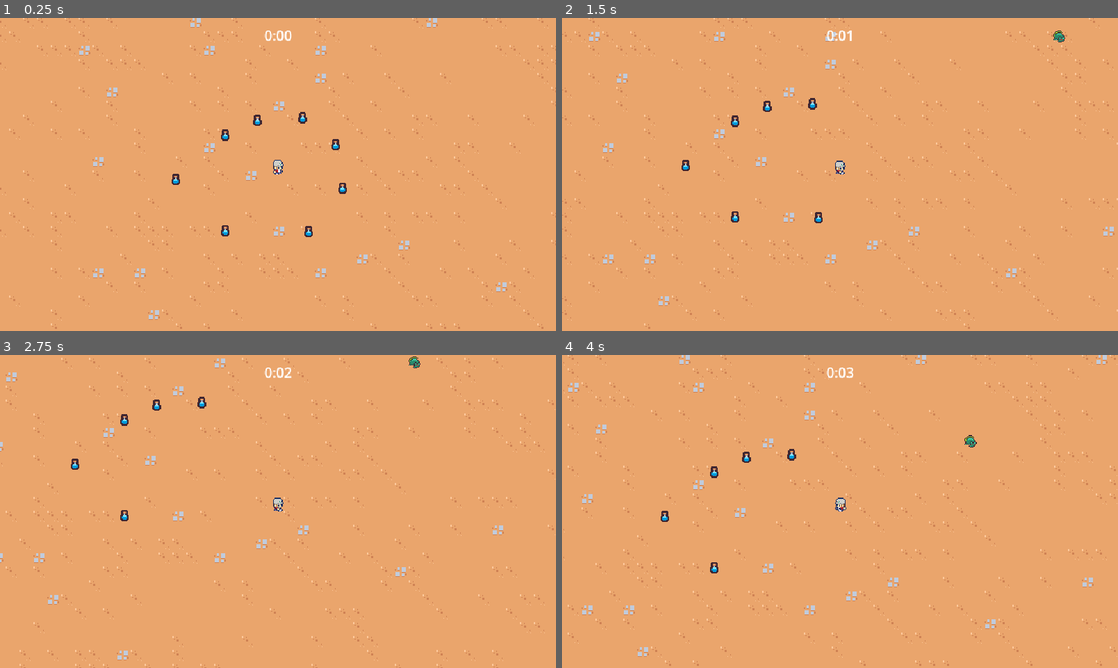
Above: before the commit, frames 1-4 (two rows, left to right).
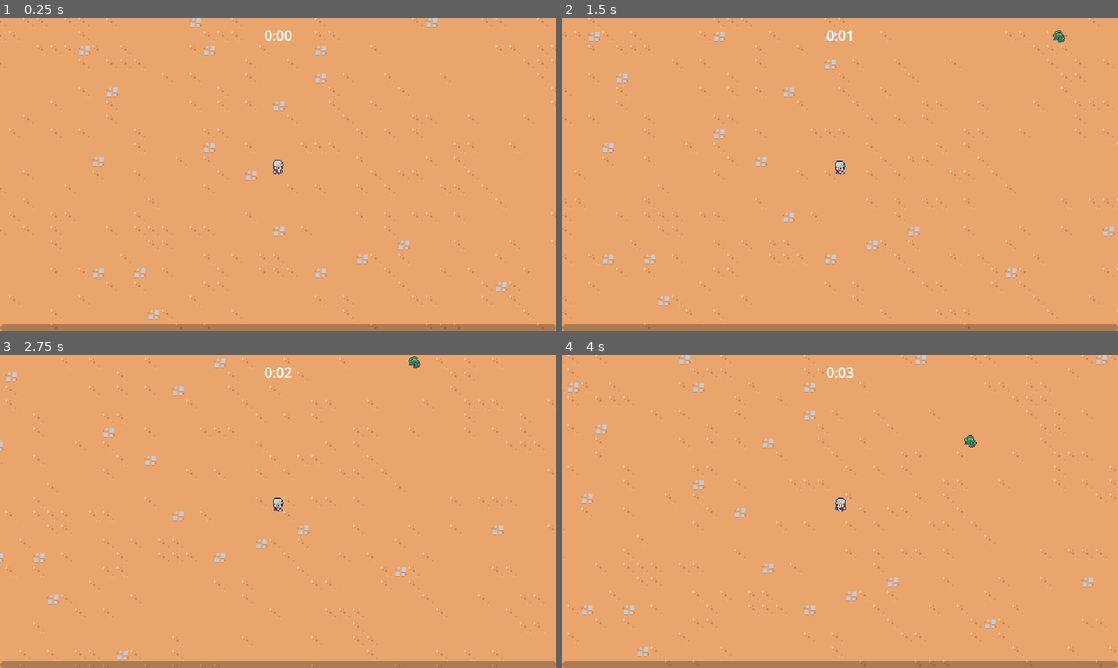
Above: after the commit, the same moments.

Repository: vhtargino/alien-cafe-project
Game: Godot game, scene res://scenes/main/main.tscn
Two runs of this game, one before a commit and one after it. Both use one fixed random seed, a clock stepped at 60 frames per second and the inputs below.
Inputs:
- Up to frame 1 (0.25 s): no input
- Up to frame 2 (1.5 s): tap Enter at 0.5 s; hold D (move_right) 0.53-1.28 s; hold S (move_down) from 1.28 s (still down)
- Up to frame 3 (2.75 s): release S (move_down) at 2.03 s; hold D (move_right) from 2.03 s (still down)
- Up to frame 4 (4 s): release D (move_right) at 2.78 s; hold W (move_up) 2.78-3.53 s; hold A (move_left) from 3.53 s (still down)

The runs differ from the first frame. In frame 1, 2.6% of the frame differs, in the area x 0-100%, y 30-100%; in frame 2, 2.5%; in frame 3, 2.4%; in frame 4, 2.4%.

Commit message:
Experiência e level up

Diff:
--- a/project.godot
+++ b/project.godot
@@ -54,6 +54,11 @@
 , Object(InputEventKey,"resource_local_to_scene":false,"resource_name":"","device":-1,"window_id":0,"alt_pressed":false …(186 unchanged characters)…
 ]
 }
+pause={
+"deadzone": 0.2,
+"events": [Object(InputEventKey,"resource_local_to_scene":false,"resource_name":"","device":-1,"window_id":0,"alt_pressed":false,"shift_pressed":false,"ctrl_pressed":false,"meta_pressed":false,"pressed":false,"keycode":0,"physical_keycode":4194305,"key_label":0,"unicode":0,"location":0,"echo":false,"script":null)
+]
+}
 
 [layer_names]
 
--- /dev/null
+++ b/resources/upgrades/ability_upgrade.gd
@@ -0,0 +1,6 @@
+extends Resource
+class_name AbilityUpgrade
+
+@export var id: String
+@export var name: String
+@export_multiline var description: String
--- /dev/null
+++ b/resources/upgrades/sword_rate.tres
@@ -0,0 +1,9 @@
+[gd_resource type="Resource" script_class="AbilityUpgrade" load_steps=2 format=3 uid="uid://b3orltnjai0ve"]
+
+[ext_resource type="Script" uid="uid://dqduk38jdctil" path="res://resources/upgrades/ability_upgrade.gd" id="1_pyxp1"]
+
+[resource]
+script = ExtResource("1_pyxp1")
+id = "sword_rate"
+name = "Sword Quickness"
+description = "Increases sword attack rate by 10%."
--- /dev/null
+++ b/scenes/ability/sword_ability/sword_ability.gd
@@ -0,0 +1,4 @@
+extends Node2D
+class_name SwordAbility
+
+@onready var hitbox_component: HitboxComponent = $HitboxComponent
--- a/scenes/ability/sword_ability/sword_ability.tscn
+++ b/scenes/ability/sword_ability/sword_ability.tscn
@@ -1,6 +1,8 @@
-[gd_scene load_steps=6 format=3 uid="uid://bpo35to13tjbx"]
+[gd_scene load_steps=8 format=3 uid="uid://bpo35to13tjbx"]
 
 [ext_resource type="Texture2D" uid="uid://bchws7pfxsegu" path="res://scenes/ability/sword_ability/sword.png" id="1_qpm16"]
+[ext_resource type="Script" uid="uid://da5jasdvpgpcr" path="res://scenes/ability/sword_ability/sword_ability.gd" id="1_t8g1f"]
+[ext_resource type="PackedScene" uid="uid://clkxgjwrus2sy" path="res://scenes/component/hitbox_component.tscn" id="2_abpad"]
 
 [sub_resource type="Animation" id="Animation_rt8lm"]
 length = 0.001
@@ -31,7 +33,7 @@
 tracks/2/type = "value"
 tracks/2/imported = false
 tracks/2/enabled = true
-tracks/2/path = NodePath("Area2D/CollisionShape2D:disabled")
+tracks/2/path = NodePath("HitboxComponent/CollisionShape2D:disabled")
 tracks/2/interp = 1
 tracks/2/loop_wrap = true
 tracks/2/keys = {
@@ -86,7 +88,7 @@
 tracks/3/type = "value"
 tracks/3/imported = false
 tracks/3/enabled = true
-tracks/3/path = NodePath("Area2D/CollisionShape2D:disabled")
+tracks/3/path = NodePath("HitboxComponent/CollisionShape2D:disabled")
 tracks/3/interp = 1
 tracks/3/loop_wrap = true
 tracks/3/keys = {
@@ -102,10 +104,11 @@
 &"swing": SubResource("Animation_8siol")
 }
 
-[sub_resource type="RectangleShape2D" id="RectangleShape2D_ungnb"]
+[sub_resource type="RectangleShape2D" id="RectangleShape2D_abpad"]
 size = Vector2(24, 39)
 
 [node name="SwordAbility" type="Node2D"]
+script = ExtResource("1_t8g1f")
 
 [node name="AnimationPlayer" type="AnimationPlayer" parent="."]
 libraries = {
@@ -118,11 +121,9 @@
 offset = Vector2(0, -4)
 flip_h = true
 
-[node name="Area2D" type="Area2D" parent="."]
-collision_layer = 4
-collision_mask = 0
+[node name="HitboxComponent" parent="." instance=ExtResource("2_abpad")]
 
-[node name="CollisionShape2D" type="CollisionShape2D" parent="Area2D"]
+[node name="CollisionShape2D" type="CollisionShape2D" parent="HitboxComponent"]
 position = Vector2(12, 3.5)
-shape = SubResource("RectangleShape2D_ungnb")
+shape = SubResource("RectangleShape2D_abpad")
 disabled = true
--- a/scenes/ability/sword_ability_controller/sword_ability_controller.gd
+++ b/scenes/ability/sword_ability_controller/sword_ability_controller.gd
@@ -3,6 +3,7 @@
 var max_range = 150
 
 @export var sword_ability: PackedScene
+var damage = 5
 
 # Called when the node enters the scene tree for the first time.
 func _ready() -> void:
@@ -28,8 +29,10 @@
 		return a_distance < b_distance
 	)
 
-	var sword_instance = sword_ability.instantiate() as Node2D
-	player.get_parent().add_child(sword_instance, false, Node.INTERNAL_MODE_FRONT)
+	var sword_instance = sword_ability.instantiate() as SwordAbility
+	player.get_parent().add_child(sword_instance)
+	sword_instance.hitbox_component.damage = damage
+
 	sword_instance.global_position = enemies[0].global_position
 	sword_instance.global_position += Vector2.RIGHT.rotated(randf_range(0, TAU)) * 4
 
--- /dev/null
+++ b/scenes/component/health_component.gd
@@ -0,0 +1,22 @@
+extends Node
+class_name HealthComponent
+
+signal died
+
+@export var max_health: float = 10
+var current_health
+
+
+func _ready():
+	current_health = max_health
+
+
+func damage(damage_amount: float):
+	current_health = max(current_health - damage_amount, 0)
+	Callable(check_death).call_deferred()
+
+
+func check_death():
+	if current_health == 0:
+		died.emit()
+		owner.queue_free()
--- /dev/null
+++ b/scenes/component/health_component.tscn
@@ -0,0 +1,6 @@
+[gd_scene load_steps=2 format=3 uid="uid://c6exhv2qdl4nk"]
+
+[ext_resource type="Script" uid="uid://b47itndaplkc6" path="res://scenes/component/health_component.gd" id="1_sa7ac"]
+
+[node name="HealthComponent" type="Node"]
+script = ExtResource("1_sa7ac")
--- /dev/null
+++ b/scenes/component/hitbox_component.gd
@@ -0,0 +1,4 @@
+extends Area2D
+class_name HitboxComponent
+
+var damage = 0
--- /dev/null
+++ b/scenes/component/hitbox_component.tscn
@@ -0,0 +1,8 @@
+[gd_scene load_steps=2 format=3 uid="uid://clkxgjwrus2sy"]
+
+[ext_resource type="Script" uid="uid://bgw8jiu3nobtj" path="res://scenes/component/hitbox_component.gd" id="1_ncncx"]
+
+[node name="HitboxComponent" type="Area2D"]
+collision_layer = 4
+collision_mask = 0
+script = ExtResource("1_ncncx")
--- /dev/null
+++ b/scenes/component/hurtbox_component.gd
@@ -0,0 +1,19 @@
+extends Area2D
+class_name HurtboxComponent
+
+@export var health_component: Node
+
+
+func _ready():
+	area_entered.connect(on_area_entered)
+
+
+func on_area_entered(other_area: Area2D):
+	if not other_area is HitboxComponent:
+		return
+
+	if HealthComponent == null:
+		return
+
+	var hitbox_component = other_area as HitboxComponent
+	health_component.damage(hitbox_component.damage)
--- /dev/null
+++ b/scenes/component/hurtbox_component.tscn
@@ -0,0 +1,8 @@
+[gd_scene load_steps=2 format=3 uid="uid://d5l8117qmu3d"]
+
+[ext_resource type="Script" uid="uid://bd4338s7l8lmi" path="res://scenes/component/hurtbox_component.gd" id="1_f4yta"]
+
+[node name="HurtboxComponent" type="Area2D"]
+collision_layer = 0
+collision_mask = 4
+script = ExtResource("1_f4yta")
--- /dev/null
+++ b/scenes/component/vial_drop_component.gd
@@ -0,0 +1,25 @@
+extends Node
+
+@export_range(0, 1) var drop_percent: float = .75
+@export var health_component: Node
+@export var vial_scene: PackedScene
+
+
+func _ready():
+	(health_component as HealthComponent).died.connect(on_died)
+
+
+func on_died():
+	if randf() > drop_percent:
+		return
+
+	if vial_scene == null:
+		return
+
+	if not owner is Node2D:
+		return
+
+	var spawn_position = (owner as Node2D).global_position
+	var vial_instance = vial_scene.instantiate() as Node2D
+	owner.get_parent().add_child(vial_instance)
+	vial_instance.global_position = spawn_position
--- /dev/null
+++ b/scenes/component/vial_drop_component.tscn
@@ -0,0 +1,8 @@
+[gd_scene load_steps=3 format=3 uid="uid://dc3ubxkagms0a"]
+
+[ext_resource type="Script" uid="uid://bn783romsbese" path="res://scenes/component/vial_drop_component.gd" id="1_l1ouf"]
+[ext_resource type="PackedScene" uid="uid://cqgai4difc1sx" path="res://scenes/game_object/experience_vial/experience_vial.tscn" id="2_txokj"]
+
+[node name="VialDropComponent" type="Node"]
+script = ExtResource("1_l1ouf")
+vial_scene = ExtResource("2_txokj")
--- a/scenes/game_object/basic_enemy/basic_enemy.gd
+++ b/scenes/game_object/basic_enemy/basic_enemy.gd
@@ -2,12 +2,9 @@
 
 const MAX_SPEED = 40
 
-# Called when the node enters the scene tree for the first time.
-func _ready() -> void:
-	%Area2D.area_entered.connect(on_area_entered)
+@onready var health_component: HealthComponent = $HealthComponent
 
 
-# Called every frame. 'delta' is the elapsed time since the previous frame.
 func _process(_delta: float) -> void:
 	var direction = get_direction_to_player()
 	velocity = direction * MAX_SPEED
@@ -27,7 +24,3 @@
 		return enemy_position
 
 	return Vector2.ZERO
-
-
-func on_area_entered(_other_area: Area2D):
-	queue_free()
--- a/scenes/game_object/basic_enemy/basic_enemy.tscn
+++ b/scenes/game_object/basic_enemy/basic_enemy.tscn
@@ -1,9 +1,12 @@
-[gd_scene load_steps=5 format=3 uid="uid://c2cxbvdjdb13f"]
+[gd_scene load_steps=8 format=3 uid="uid://c2cxbvdjdb13f"]
 
 [ext_resource type="Script" uid="uid://cmln5yerbagin" path="res://scenes/game_object/basic_enemy/basic_enemy.gd" id="1_4fs2a"]
 [ext_resource type="Texture2D" uid="uid://q7kvkx04s6xo" path="res://scenes/game_object/basic_enemy/alien_rat.png" id="2_8bf31"]
+[ext_resource type="PackedScene" uid="uid://c6exhv2qdl4nk" path="res://scenes/component/health_component.tscn" id="2_isd1k"]
+[ext_resource type="PackedScene" uid="uid://dc3ubxkagms0a" path="res://scenes/component/vial_drop_component.tscn" id="3_pcrk2"]
+[ext_resource type="PackedScene" uid="uid://d5l8117qmu3d" path="res://scenes/component/hurtbox_component.tscn" id="4_elloc"]
 
-[sub_resource type="CircleShape2D" id="CircleShape2D_k60gc"]
+[sub_resource type="CircleShape2D" id="CircleShape2D_bq7hi"]
 radius = 12.0
 
 [sub_resource type="CircleShape2D" id="CircleShape2D_rmgeo"]
@@ -16,14 +19,18 @@
 motion_mode = 1
 script = ExtResource("1_4fs2a")
 
-[node name="Area2D" type="Area2D" parent="."]
+[node name="HealthComponent" parent="." instance=ExtResource("2_isd1k")]
+
+[node name="VialDropComponent" parent="." node_paths=PackedStringArray("health_component") instance=ExtResource("3_pcrk2")]
+health_component = NodePath("../HealthComponent")
+
+[node name="HurtboxComponent" parent="." node_paths=PackedStringArray("health_component") instance=ExtResource("4_elloc")]
 unique_name_in_owner = true
-collision_layer = 0
-collision_mask = 4
+health_component = NodePath("../HealthComponent")
 
-[node name="CollisionShape2D" type="CollisionShape2D" parent="Area2D"]
+[node name="CollisionShape2D" type="CollisionShape2D" parent="HurtboxComponent"]
 position = Vector2(0, -4)
-shape = SubResource("CircleShape2D_k60gc")
+shape = SubResource("CircleShape2D_bq7hi")
 
 [node name="Sprite2D" type="Sprite2D" parent="."]
 unique_name_in_owner = true
--- a/scenes/game_object/experience_vial/experience_vial.gd
+++ b/scenes/game_object/experience_vial/experience_vial.gd
@@ -5,6 +5,6 @@
 	$Area2D.area_entered.connect(on_area_entered)
 
 
-func on_area_entered(other_area: Area2D):
+func on_area_entered(_other_area: Area2D):
 	GameEvents.emit_experience_vial_collected(1)
 	queue_free()
--- a/scenes/game_object/player/player.gd
+++ b/scenes/game_object/player/player.gd
@@ -5,7 +5,7 @@
 #var horizontal_queue = []
 #var vertical_queue = []
 
-#@onready var sprite = $AnimatedSprite2D
+@onready var sprite = %PlayerSprite
 
 func _process(_delta: float) -> void:
 	var movement_vector = get_movement_vector()
@@ -18,14 +18,14 @@
 	var y_movement = Input.get_action_strength("move_down") - Input.get_action_strength("move_up")
 
 	if Input.is_action_pressed("move_left") or Input.is_action_pressed("move_right") or Input.is_action_pressed("move_up") or Input.is_action_pressed("move_down"):
-		%PlayerSprite.play("player_walk")
+		sprite.play("player_walk")
 	else:
-		%PlayerSprite.play("player_idle")
+		sprite.play("player_idle")
 
 	if Input.is_action_pressed("move_left"):
-		%PlayerSprite.flip_h = true
+		sprite.flip_h = true
 	if Input.is_action_pressed("move_right"):
-		%PlayerSprite.flip_h = false
+		sprite.flip_h = false
 
 	return Vector2(x_movement, y_movement)
 
--- a/scenes/main/main.tscn
+++ b/scenes/main/main.tscn
@@ -1,11 +1,13 @@
-[gd_scene load_steps=7 format=4 uid="uid://c6vego054goa6"]
+[gd_scene load_steps=9 format=4 uid="uid://c6vego054goa6"]
 
 [ext_resource type="PackedScene" uid="uid://e4jpc4yocvno" path="res://scenes/manager/enemy_manager/enemy_manager.tscn" id="1_bu345"]
 [ext_resource type="PackedScene" uid="uid://duy34q0exwehe" path="res://scenes/game_object/player/player.tscn" id="1_epw2h"]
 [ext_resource type="TileSet" uid="uid://cjus4s76be4k4" path="res://resources/tileset.tres" id="1_ofl7a"]
 [ext_resource type="PackedScene" uid="uid://om3dwg1ecqln" path="res://scenes/manager/arena_time_manager/arena_time_manager.tscn" id="2_6q06x"]
+[ext_resource type="PackedScene" uid="uid://1kuoy5l1c0be" path="res://scenes/ui/experience_bar.tscn" id="2_hujxm"]
+[ext_resource type="PackedScene" uid="uid://dtlqrknqemekh" path="res://scenes/manager/experience_manager/experience_manager.tscn" id="4_hujxm"]
 [ext_resource type="PackedScene" uid="uid://cgo6p22slx0sn" path="res://scenes/ui/arena_time_ui.tscn" id="4_l3cfh"]
-[ext_resource type="PackedScene" uid="uid://cqgai4difc1sx" path="res://scenes/game_object/experience_vial/experience_vial.tscn" id="6_ow5a4"]
+[ext_resource type="PackedScene" uid="uid://cegr05gx1wvyo" path="res://scenes/manager/upgrade_manager/upgrade_manager.tscn" id="6_yyfjg"]
 
 [node name="Main" type="Node2D"]
 y_sort_enabled = true
@@ -13,9 +15,17 @@
 [node name="ArenaTimeUI" parent="." node_paths=PackedStringArray("arena_time_manager") instance=ExtResource("4_l3cfh")]
 arena_time_manager = NodePath("../ArenaTimeManager")
 
+[node name="ExperienceBar" parent="." node_paths=PackedStringArray("experience_manager") instance=ExtResource("2_hujxm")]
+experience_manager = NodePath("../ExperienceManager")
+
 [node name="ArenaTimeManager" parent="." instance=ExtResource("2_6q06x")]
 
 [node name="EnemyManager" parent="." instance=ExtResource("1_bu345")]
+
+[node name="ExperienceManager" parent="." instance=ExtResource("4_hujxm")]
+
+[node name="UpgradeManager" parent="." node_paths=PackedStringArray("experience_manager") instance=ExtResource("6_yyfjg")]
+experience_manager = NodePath("../ExperienceManager")
 
 [node name="TileMapLayer" type="TileMapLayer" parent="."]
 position = Vector2(1, 2)
@@ -24,27 +34,3 @@
 
 [node name="Player" parent="." instance=ExtResource("1_epw2h")]
 position = Vector2(1000, 729)
-
-[node name="ExperienceVial" parent="." instance=ExtResource("6_ow5a4")]
-position = Vector2(939, 683)
-
-[node name="ExperienceVial2" parent="." instance=ExtResource("6_ow5a4")]
-position = Vector2(976, 666)
-
-[node name="ExperienceVial3" parent="." instance=ExtResource("6_ow5a4")]
-position = Vector2(1028, 663)
-
-[node name="ExperienceVial4" parent="." instance=ExtResource("6_ow5a4")]
-position = Vector2(1066, 694)
-
-[node name="ExperienceVial5" parent="." instance=ExtResource("6_ow5a4")]
-position = Vector2(1074, 744)
-
-[node name="ExperienceVial6" parent="." instance=ExtResource("6_ow5a4")]
-position = Vector2(1035, 794)
-
-[node name="ExperienceVial7" parent="." instance=ExtResource("6_ow5a4")]
-position = Vector2(939, 793)
-
-[node name="ExperienceVial8" parent="." instance=ExtResource("6_ow5a4")]
-position = Vector2(882, 734)
--- a/scenes/manager/experience_manager/experience_manager.gd
+++ b/scenes/manager/experience_manager/experience_manager.gd
@@ -1,6 +1,14 @@
 extends Node
 
-var current_experience: float = 0
+signal experience_updated(current_experience: float, target_experience: float)
+signal level_up(new_level: int)
+
+const TARGET_EXPERIENCE_GROWTH = 5
+
+var current_experience = 0
+var current_level = 1
+var target_experience = 5
+var total_experience = 0
 
 
 func _ready():
@@ -8,10 +16,16 @@
 
 
 func increment_experience(number: float):
-	current_experience += number
-	print(current_experience)
+	current_experience = min(current_experience + number, target_experience)
+	total_experience += number
+	experience_updated.emit(current_experience, target_experience)
+	if current_experience == target_experience:
+		current_level += 1
+		target_experience += TARGET_EXPERIENCE_GROWTH
+		current_experience = 0
+		experience_updated.emit(current_experience, target_experience)
+		level_up.emit(current_level)
 
 
 func on_experience_vial_collected(number: float):
 	increment_experience(number)
-	print("executou?")
--- /dev/null
+++ b/scenes/manager/upgrade_manager/upgrade_manager.gd
@@ -0,0 +1,26 @@
+extends Node
+
+@export var upgrade_pool: Array[AbilityUpgrade]
+@export var experience_manager: Node
+
+var current_upgrades = {}
+
+func _ready():
+	experience_manager.level_up.connect(on_level_up)
+
+
+func on_level_up(current_level: int):
+	var chosen_upgrade = upgrade_pool.pick_random() as AbilityUpgrade
+	if chosen_upgrade == null:
+		return
+
+	var has_upgrade = current_upgrades.has(chosen_upgrade.id)
+	if not has_upgrade:
+		current_upgrades[chosen_upgrade.id] = {
+			"resource": chosen_upgrade,
+			"quantity": 1
+		}
+	else:
+		current_upgrades[chosen_upgrade.id]["quantity"] += 1
+
+	print(current_upgrades)
--- /dev/null
+++ b/scenes/manager/upgrade_manager/upgrade_manager.tscn
@@ -0,0 +1,9 @@
+[gd_scene load_steps=4 format=3 uid="uid://cegr05gx1wvyo"]
+
+[ext_resource type="Script" uid="uid://c6cuoq045d6x" path="res://scenes/manager/upgrade_manager/upgrade_manager.gd" id="1_hi0so"]
+[ext_resource type="Script" uid="uid://dqduk38jdctil" path="res://resources/upgrades/ability_upgrade.gd" id="2_mrr3v"]
+[ext_resource type="Resource" uid="uid://b3orltnjai0ve" path="res://resources/upgrades/sword_rate.tres" id="3_rdlwp"]
+
+[node name="UpgradeManager" type="Node"]
+script = ExtResource("1_hi0so")
+upgrade_pool = Array[ExtResource("2_mrr3v")]([ExtResource("3_rdlwp")])
--- a/scenes/ui/arena_time_ui.gd
+++ b/scenes/ui/arena_time_ui.gd
@@ -3,7 +3,7 @@
 @export var arena_time_manager: Node
 @onready var label = %Label
 
-func _process(delta):
+func _process(_delta):
 	if arena_time_manager == null:
 		return
 	var time_elapsed = arena_time_manager.get_time_elapsed()
--- /dev/null
+++ b/scenes/ui/experience_bar.gd
@@ -0,0 +1,13 @@
+extends CanvasLayer
+
+@export var experience_manager: Node
+@onready var progress_bar = %ProgressBar
+
+func _ready():
+	progress_bar.value = 0
+	experience_manager.experience_updated.connect(on_experience_updated)
+
+
+func on_experience_updated(current_experience: float, target_experience: float):
+	var percent = current_experience / target_experience
+	progress_bar.value = percent
--- /dev/null
+++ b/scenes/ui/experience_bar.tscn
@@ -0,0 +1,24 @@
+[gd_scene load_steps=2 format=3 uid="uid://1kuoy5l1c0be"]
+
+[ext_resource type="Script" uid="uid://dx2qyoybj2lcs" path="res://scenes/ui/experience_bar.gd" id="1_r233f"]
+
+[node name="ExperienceBar" type="CanvasLayer"]
+script = ExtResource("1_r233f")
+
+[node name="MarginContainer" type="MarginContainer" parent="."]
+anchors_preset = 15
+anchor_right = 1.0
+anchor_bottom = 1.0
+grow_horizontal = 2
+grow_vertical = 2
+mouse_filter = 2
+
+[node name="ProgressBar" type="ProgressBar" parent="MarginContainer"]
+unique_name_in_owner = true
+custom_minimum_size = Vector2(0, 8)
+layout_mode = 2
+size_flags_vertical = 8
+mouse_filter = 2
+max_value = 1.0
+value = 0.5
+show_percentage = false
Not shown, added: resources/upgrades/ability_upgrade.gd.uid
Not shown, added: scenes/ability/sword_ability/sword_ability.gd.uid
Not shown, added: scenes/component/health_component.gd.uid
Not shown, added: scenes/component/hitbox_component.gd.uid
Not shown, added: scenes/component/hurtbox_component.gd.uid
Not shown, added: scenes/component/vial_drop_component.gd.uid
Not shown, added: scenes/manager/upgrade_manager/upgrade_manager.gd.uid
Not shown, added: scenes/ui/experience_bar.gd.uid
